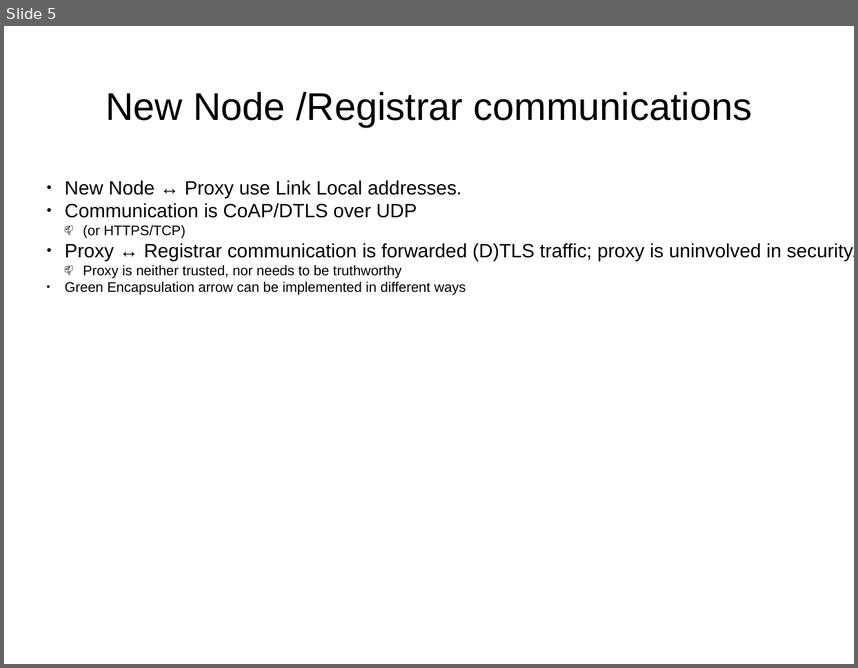
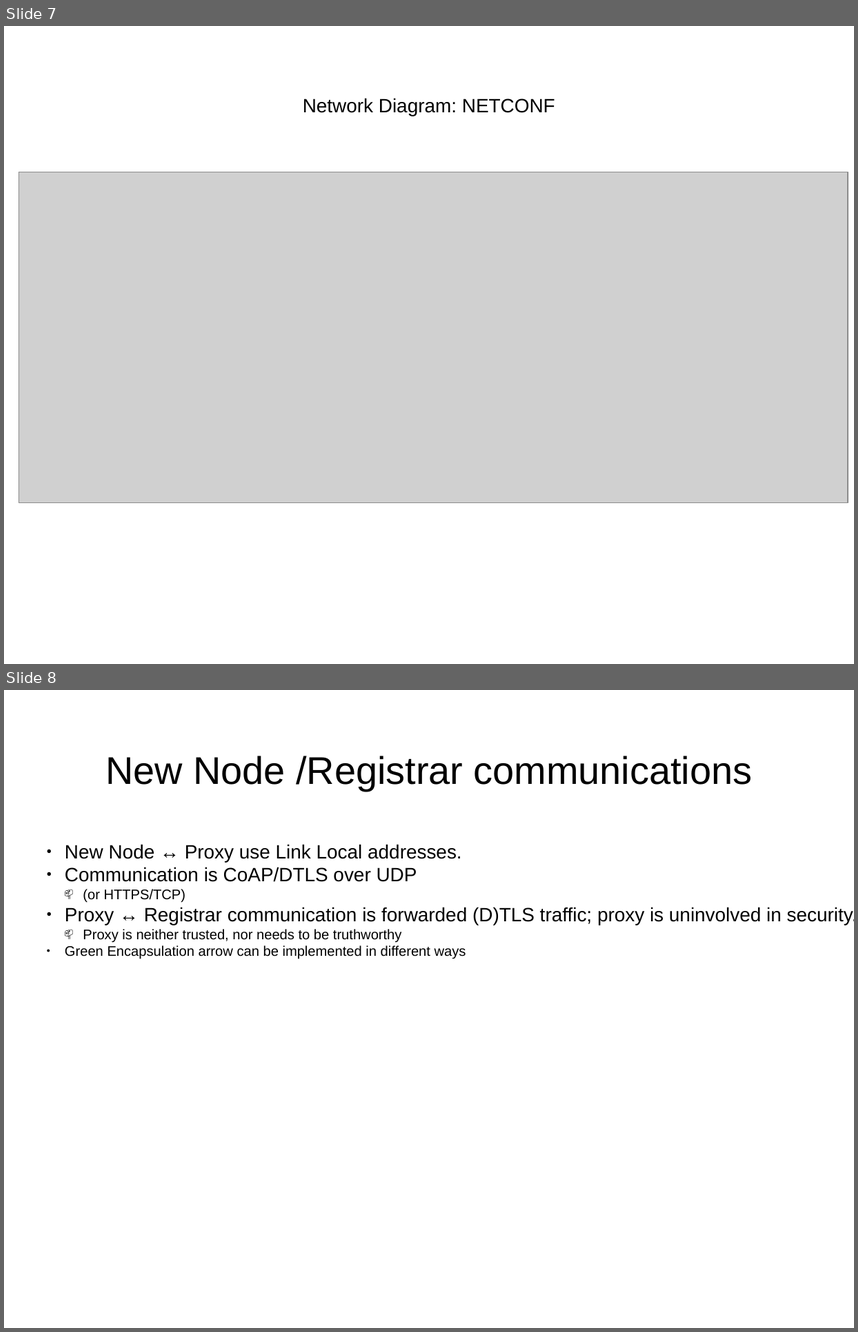
Before and after one commit to anima-wg/anima-bootstrap, a slide deck: ietf95_6tisch_security_summary.pptx. Shown one above the other, each under a label of ours: slide 5 before the commit, slides 7 and 8 after it. The pictures are 858x668 and 858x1332 pixels, drawn with LibreOffice and Linux fonts; fonts in the diff are those of the drawing; grey boxes stand for pictures. Boxes give left, top, right and bottom in pixels: in the first picture for what was removed or moved away, otherwise in the second. Text is boxed around its words. In the diff, an @@ line names an element or a change of style, - is before the commit and + after.

Commit message:
added contrast to netconf

```diff
--- a/ietf95_6tisch_security_summary.pptx
+++ b/ietf95_6tisch_security_summary.pptx
@@ slide 7 added at (4,26,854,664), background #FFFFFF @@
@@ text added at (303,98,555,116), 18 pt, text #000000 @@
+Network Diagram: NETCONF
@@ picture added at (18,172,849,503) @@
@@ what was slide 5 is now slide 8 @@
```
Also in this commit, not shown: 3 slides changed, 2 other slides added, 4 other files.
